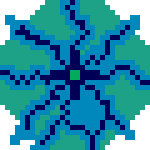
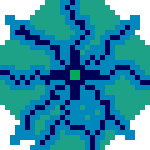
Two versions of the same layered image (150 x 150). Layer-by-layer changes:
painted on "ditails" over (x1=80, y1=105, x2=100, y2=120)
